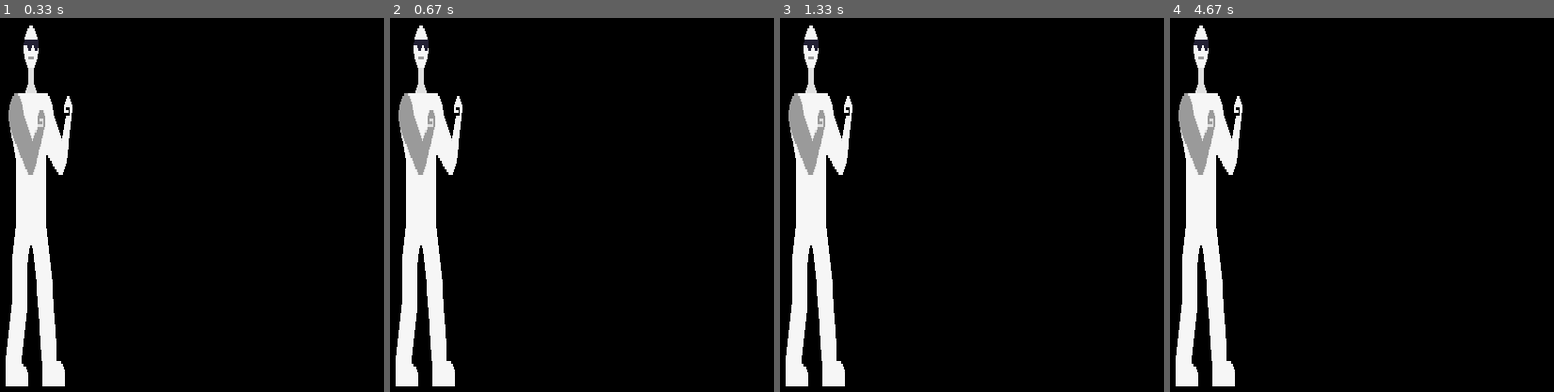
Above: before the commit, frames 1-4 (left to right).
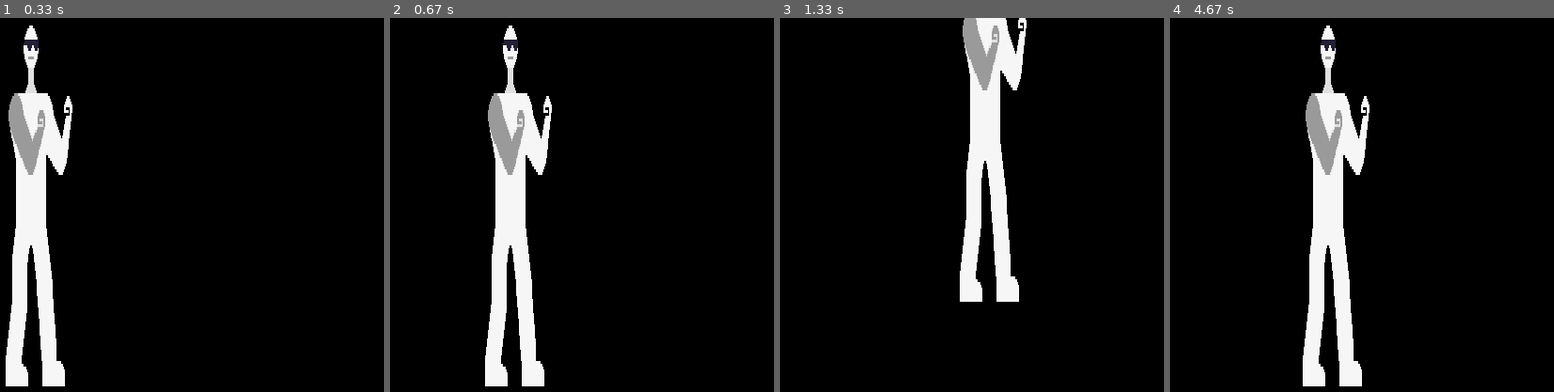
Above: after the commit, the same moments.

Repository: davidyao4344314/pygames-initlized
Game: pygame game, started from rpg games/main.py
The game is run twice, just before and just after one commit, with the same random seed, the same clock (stepped at 60 frames per second) and the same inputs.
Inputs:
- Up to frame 1 (0.33 s): no input
- Up to frame 2 (0.67 s): hold D from 0.33 s (still down)
- Up to frame 3 (1.33 s): release D at 0.8 s; hold W 0.83-1.13 s; hold D from 1.17 s (still down)
- Up to frame 4 (4.67 s): release D at 1.63 s; hold A 1.67-2.2 s; hold S 2.23-2.53 s; hold A 2.57-2.97 s; hold W 3-3.37 s; hold D 3.4-4.03 s; hold S 4.07-4.43 s; hold A from 4.47 s (still down)

Frame 1 is identical in both runs. In frame 2, 16% of the frame differs, in the area x 1-43%, y 2-99%; in frame 3, 15%; in frame 4, 16%.

Commit message:
added controls to my game to move up and down right and left

Diff:
--- /dev/null
+++ b/rpg games/controls.py
@@ -0,0 +1,30 @@
+import pygame
+
+keys = {
+    pygame.K_a: False,
+    pygame.K_d: False,
+    pygame.K_w: False,
+    pygame.K_s: False
+}
+
+def handle_events():
+    for event in pygame.event.get():
+        if event.type == pygame.QUIT:
+            return False
+        if event.type == pygame.KEYDOWN:
+            if event.key in keys:
+                keys[event.key] = True
+        if event.type == pygame.KEYUP:
+            if event.key in keys:
+                keys[event.key] = False
+    return True
+
+def move_player(player):
+    if keys[pygame.K_a]:
+        player.move(dx=-1)
+    if keys[pygame.K_d]:
+        player.move(dx=1)
+    if keys[pygame.K_w]:
+        player.move(dy=-1)
+    if keys[pygame.K_s]:
+        player.move(dy=1)
--- a/rpg games/main.py
+++ b/rpg games/main.py
@@ -1,5 +1,6 @@
 import pygame
 from sprite import cell
+import controls
 
 pygame.init()
 
@@ -19,14 +20,11 @@
 clock = pygame.time.Clock()
 
 while run:
-    for event in pygame.event.get():
-        if event.type == pygame.QUIT:
-            run = False
+    screen.fill((0, 0, 0))  # Fill the screen with black before drawing
+    screen.blit(player1.image, player1.rect)
 
-    player1.move(0, 0)  # Example move call, update as needed
-
-    screen.fill((0, 0, 0))
-    screen.blit(player1.image, player1.rect)
+    run = controls.handle_events()
+    controls.move_player(player1)
 
     pygame.display.update()
     clock.tick(60)
Renamed: rpg games/white_blood_cell.png -> white_blood_cell.png
